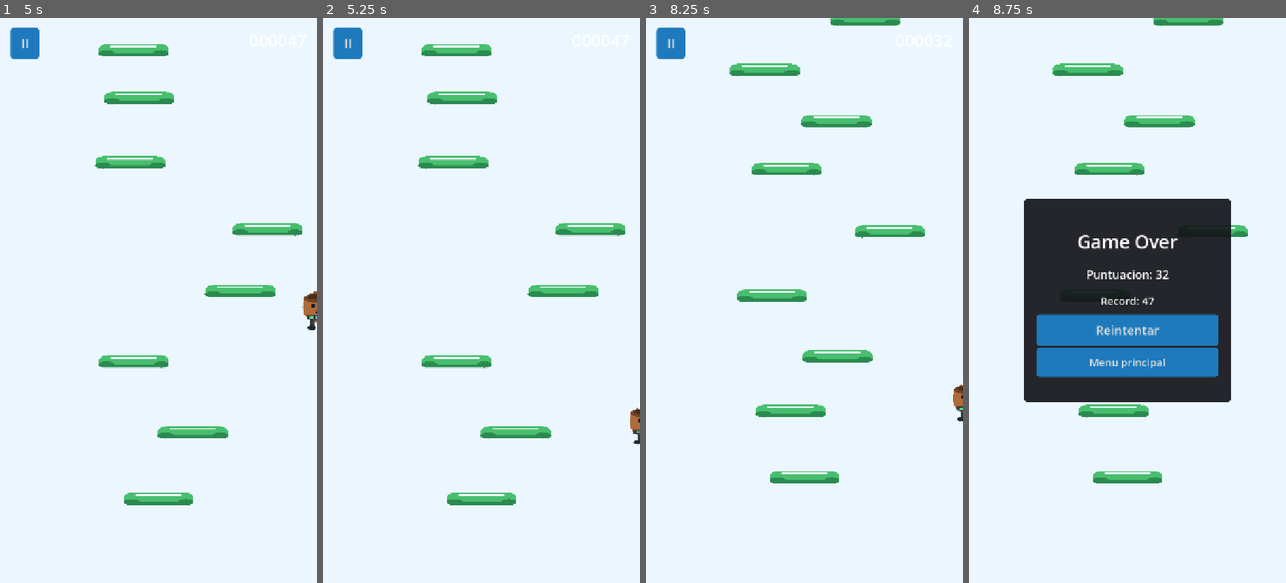
Above: before the commit, frames 1-4 (left to right).
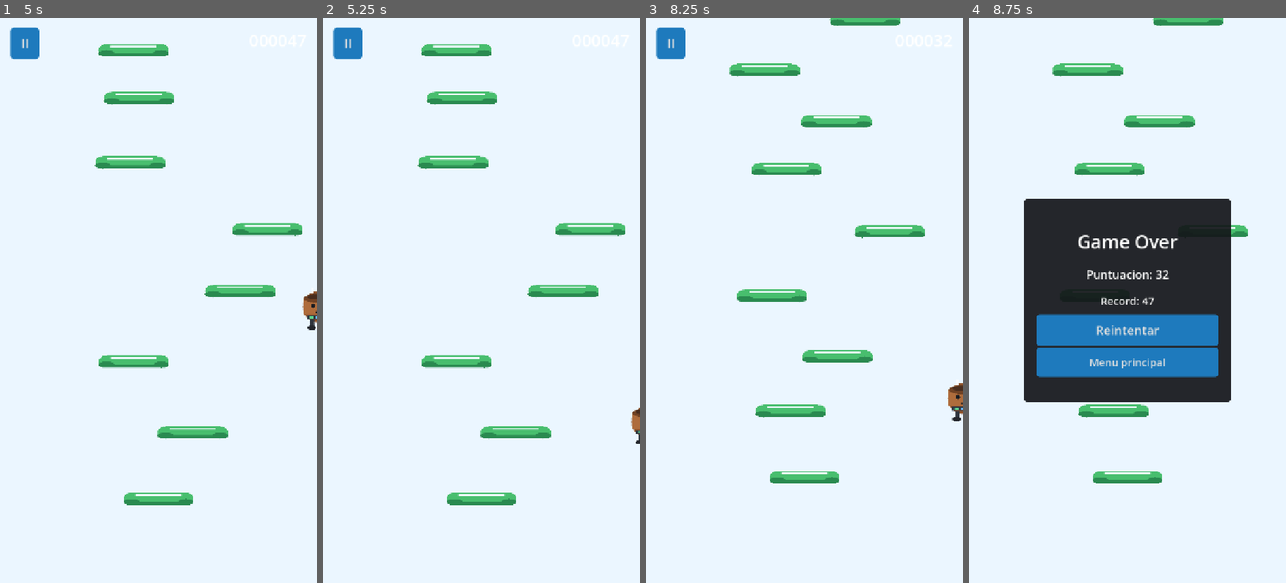
Above: after the commit, the same moments.

Repository: Mukul578/DoodleDeveloper
Game: Godot game, scene res://Scenes/Main.tscn
Same seed, same stepped clock (60 frames per second), same inputs: the game is played once before the commit and once after it. Sound files missing from this copy of the repository are replaced by a short silence.
Inputs (mouse positions are in pixels of both pictures, inside the frame that each line leads up to):
- Up to frame 1 (5 s): click "Configuracion" at 0.5 s; click "Volver" at 1.25 s; click "Jugar" at 2 s; click "II" at 2.75 s; click "Continuar" at 3.5 s; move the mouse to (228, 272) at 4.27 s; hold Right (move_right) from 4.28 s (still down); click (228, 272) at 4.42 s
- Up to frame 2 (5.25 s): release Right (move_right) at 5 s; drag from (418, 328) to (465, 413) at 5.02 s
- Up to frame 3 (8.25 s): click "Menu principal" at 5.75 s; click "Jugar" at 6.5 s; tap Enter at 7.25 s; move the mouse to (836, 176) at 7.27 s; hold Right (move_right) 7.28-8 s; drag from (788, 413) to (709, 215) at 8.02 s
- Up to frame 4 (8.75 s): no input

Frame 1 is identical in both runs. In frame 2, less than 0.1% of the frame differs, in the area x 96-100%, y 69-76%; in frame 3, 0.2%, in the area x 95-100%, y 64-72%; in frame 4, nothing differs.

Commit message:
Documentar proceso y ajustar control tactil

Diff:
--- /dev/null
+++ b/Docs/capture_screenshots.gd
@@ -0,0 +1,71 @@
+extends SceneTree
+
+const OUTPUT_DIR := "res://Docs/capturas"
+
+var main: Node
+
+
+func _init() -> void:
+	call_deferred("_run")
+
+
+func _run() -> void:
+	DirAccess.make_dir_recursive_absolute(ProjectSettings.globalize_path(OUTPUT_DIR))
+	var packed_scene: PackedScene = load("res://Scenes/Main.tscn")
+	main = packed_scene.instantiate()
+	root.add_child(main)
+	await _frames(8)
+
+	await _capture("01_menu.jpg")
+
+	main.start_game()
+	await _frames(30)
+	await _capture("02_gameplay.jpg")
+
+	await _simulate_touch_slider()
+	await _capture("03_control_slider_invisible.jpg")
+
+	main.pause_game()
+	await _frames(8)
+	await _capture("04_pausa.jpg")
+
+	main._open_settings_from_pause()
+	await _frames(8)
+	await _capture("05_configuracion_audio.jpg")
+
+	main._close_settings()
+	main.resume_game()
+	main._game_over()
+	await _frames(8)
+	await _capture("06_game_over_record.jpg")
+
+	quit(0)
+
+
+func _capture(file_name: String) -> void:
+	await _frames(2)
+	var image := root.get_texture().get_image()
+	image.save_jpg("%s/%s" % [OUTPUT_DIR, file_name], 0.86)
+
+
+func _simulate_touch_slider() -> void:
+	var touch := InputEventScreenTouch.new()
+	touch.index = 0
+	touch.pressed = true
+	touch.position = Vector2(340.0, 1120.0)
+	main._input(touch)
+
+	var drag := InputEventScreenDrag.new()
+	drag.index = 0
+	drag.position = Vector2(220.0, 1120.0)
+	main._input(drag)
+	await _frames(12)
+
+	touch.pressed = false
+	touch.position = drag.position
+	main._input(touch)
+
+
+func _frames(count: int) -> void:
+	for _index in count:
+		await process_frame
--- a/Scenes/Main.tscn
+++ b/Scenes/Main.tscn
@@ -54,33 +54,33 @@
 process_mode = 1
 position = Vector2(360, 950)
 
-[node name="Audio" type="Node" parent="."]
-
-[node name="JumpSFX" type="AudioStreamPlayer" parent="Audio"]
+[node name="Audio" type="Node" parent="." unique_id=967543077]
+
+[node name="JumpSFX" type="AudioStreamPlayer" parent="Audio" unique_id=177330453]
 stream = ExtResource("3_jump_sfx")
 volume_db = -7.0
 
-[node name="BreakSFX" type="AudioStreamPlayer" parent="Audio"]
+[node name="BreakSFX" type="AudioStreamPlayer" parent="Audio" unique_id=1455643258]
 stream = ExtResource("4_break_sfx")
 volume_db = -5.0
 
-[node name="FallSFX" type="AudioStreamPlayer" parent="Audio"]
+[node name="FallSFX" type="AudioStreamPlayer" parent="Audio" unique_id=269547511]
 stream = ExtResource("5_fall_sfx")
 volume_db = -6.0
 
-[node name="NormalPlatformSFX" type="AudioStreamPlayer" parent="Audio"]
+[node name="NormalPlatformSFX" type="AudioStreamPlayer" parent="Audio" unique_id=1493345113]
 stream = ExtResource("7_platform_normal")
 volume_db = -6.0
 
-[node name="MovingPlatformSFX" type="AudioStreamPlayer" parent="Audio"]
+[node name="MovingPlatformSFX" type="AudioStreamPlayer" parent="Audio" unique_id=239540977]
 stream = ExtResource("8_platform_moving")
 volume_db = -6.0
 
-[node name="BreakablePlatformSFX" type="AudioStreamPlayer" parent="Audio"]
+[node name="BreakablePlatformSFX" type="AudioStreamPlayer" parent="Audio" unique_id=994054373]
 stream = ExtResource("9_platform_breakable")
 volume_db = -6.0
 
-[node name="Music" type="AudioStreamPlayer" parent="Audio"]
+[node name="Music" type="AudioStreamPlayer" parent="Audio" unique_id=223222568]
 stream = ExtResource("6_music_loop")
 volume_db = -4.0
 autoplay = true
@@ -144,7 +144,7 @@
 theme_override_styles/hover = SubResource("StyleBoxFlat_button")
 text = "Jugar"
 
-[node name="SettingsButton" type="Button" parent="UI/MenuLayer/Panel/VBoxContainer"]
+[node name="SettingsButton" type="Button" parent="UI/MenuLayer/Panel/VBoxContainer" unique_id=872513747]
 custom_minimum_size = Vector2(0, 62)
 layout_mode = 2
 theme_override_font_sizes/font_size = 24
@@ -156,7 +156,7 @@
 [node name="HUDLayer" type="CanvasLayer" parent="UI" unique_id=788094668]
 layer = 10
 
-[node name="TouchControls" type="Control" parent="UI/HUDLayer"]
+[node name="TouchControls" type="Control" parent="UI/HUDLayer" unique_id=711575070]
 process_mode = 3
 layout_mode = 3
 anchors_preset = 15
@@ -182,7 +182,7 @@
 text = "000000"
 horizontal_alignment = 2
 
-[node name="PauseButton" type="Button" parent="UI/HUDLayer"]
+[node name="PauseButton" type="Button" parent="UI/HUDLayer" unique_id=881696057]
 offset_left = 24.0
 offset_top = 22.0
 offset_right = 88.0
@@ -239,7 +239,7 @@
 horizontal_alignment = 1
 vertical_alignment = 1
 
-[node name="BestScoreLabel" type="Label" parent="UI/GameOverLayer/Panel/VBoxContainer"]
+[node name="BestScoreLabel" type="Label" parent="UI/GameOverLayer/Panel/VBoxContainer" unique_id=541923681]
 custom_minimum_size = Vector2(0, 54)
 layout_mode = 2
 theme_override_font_sizes/font_size = 24
@@ -256,7 +256,7 @@
 theme_override_styles/hover = SubResource("StyleBoxFlat_button")
 text = "Reintentar"
 
-[node name="MenuButton" type="Button" parent="UI/GameOverLayer/Panel/VBoxContainer"]
+[node name="MenuButton" type="Button" parent="UI/GameOverLayer/Panel/VBoxContainer" unique_id=1019175559]
 custom_minimum_size = Vector2(0, 64)
 layout_mode = 2
 theme_override_font_sizes/font_size = 24
@@ -265,12 +265,12 @@
 theme_override_styles/hover = SubResource("StyleBoxFlat_button")
 text = "Menu principal"
 
-[node name="PauseLayer" type="CanvasLayer" parent="UI"]
+[node name="PauseLayer" type="CanvasLayer" parent="UI" unique_id=1525934077]
 process_mode = 3
 layer = 30
 visible = false
 
-[node name="Panel" type="Panel" parent="UI/PauseLayer"]
+[node name="Panel" type="Panel" parent="UI/PauseLayer" unique_id=1931829972]
 anchors_preset = 8
 anchor_left = 0.5
 anchor_top = 0.5
@@ -284,7 +284,7 @@
 grow_vertical = 2
 theme_override_styles/panel = SubResource("StyleBoxFlat_panel")
 
-[node name="VBoxContainer" type="VBoxContainer" parent="UI/PauseLayer/Panel"]
+[node name="VBoxContainer" type="VBoxContainer" parent="UI/PauseLayer/Panel" unique_id=1495805524]
 layout_mode = 0
 anchor_right = 1.0
 anchor_bottom = 1.0
@@ -296,7 +296,7 @@
 grow_vertical = 2
 alignment = 1
 
-[node name="TitleLabel" type="Label" parent="UI/PauseLayer/Panel/VBoxContainer"]
+[node name="TitleLabel" type="Label" parent="UI/PauseLayer/Panel/VBoxContainer" unique_id=2144197848]
 custom_minimum_size = Vector2(0, 76)
 layout_mode = 2
 theme_override_font_sizes/font_size = 40
@@ -304,7 +304,7 @@
 horizontal_alignment = 1
 vertical_alignment = 1
 
-[node name="ResumeButton" type="Button" parent="UI/PauseLayer/Panel/VBoxContainer"]
+[node name="ResumeButton" type="Button" parent="UI/PauseLayer/Panel/VBoxContainer" unique_id=1393545079]
 custom_minimum_size = Vector2(0, 66)
 layout_mode = 2
 theme_override_font_sizes/font_size = 26
@@ -313,7 +313,7 @@
 theme_override_styles/hover = SubResource("StyleBoxFlat_button")
 text = "Continuar"
 
-[node name="PauseSettingsButton" type="Button" parent="UI/PauseLayer/Panel/VBoxContainer"]
+[node name="PauseSettingsButton" type="Button" parent="UI/PauseLayer/Panel/VBoxContainer" unique_id=215296008]
 custom_minimum_size = Vector2(0, 66)
 layout_mode = 2
 theme_override_font_sizes/font_size = 24
@@ -322,7 +322,7 @@
 theme_override_styles/hover = SubResource("StyleBoxFlat_button")
 text = "Configuracion"
 
-[node name="PauseMenuButton" type="Button" parent="UI/PauseLayer/Panel/VBoxContainer"]
+[node name="PauseMenuButton" type="Button" parent="UI/PauseLayer/Panel/VBoxContainer" unique_id=1549386543]
 custom_minimum_size = Vector2(0, 66)
 layout_mode = 2
 theme_override_font_sizes/font_size = 24
@@ -331,12 +331,12 @@
 theme_override_styles/hover = SubResource("StyleBoxFlat_button")
 text = "Menu principal"
 
-[node name="SettingsLayer" type="CanvasLayer" parent="UI"]
+[node name="SettingsLayer" type="CanvasLayer" parent="UI" unique_id=1629650118]
 process_mode = 3
 layer = 40
 visible = false
 
-[node name="Panel" type="Panel" parent="UI/SettingsLayer"]
+[node name="Panel" type="Panel" parent="UI/SettingsLayer" unique_id=1737347322]
 anchors_preset = 8
 anchor_left = 0.5
 anchor_top = 0.5
@@ -350,7 +350,7 @@
 grow_vertical = 2
 theme_override_styles/panel = SubResource("StyleBoxFlat_panel")
 
-[node name="VBoxContainer" type="VBoxContainer" parent="UI/SettingsLayer/Panel"]
+[node name="VBoxContainer" type="VBoxContainer" parent="UI/SettingsLayer/Panel" unique_id=1910465519]
 layout_mode = 0
 anchor_right = 1.0
 anchor_bottom = 1.0
@@ -362,7 +362,7 @@
 grow_vertical = 2
 alignment = 1
 
-[node name="TitleLabel" type="Label" parent="UI/SettingsLayer/Panel/VBoxContainer"]
+[node name="TitleLabel" type="Label" parent="UI/SettingsLayer/Panel/VBoxContainer" unique_id=570624995]
 custom_minimum_size = Vector2(0, 72)
 layout_mode = 2
 theme_override_font_sizes/font_size = 38
@@ -370,33 +370,33 @@
 horizontal_alignment = 1
 vertical_alignment = 1
 
-[node name="MusicLabel" type="Label" parent="UI/SettingsLayer/Panel/VBoxContainer"]
+[node name="MusicLabel" type="Label" parent="UI/SettingsLayer/Panel/VBoxContainer" unique_id=629282201]
 custom_minimum_size = Vector2(0, 38)
 layout_mode = 2
 theme_override_font_sizes/font_size = 22
 text = "Musica"
 
-[node name="MusicSlider" type="HSlider" parent="UI/SettingsLayer/Panel/VBoxContainer"]
+[node name="MusicSlider" type="HSlider" parent="UI/SettingsLayer/Panel/VBoxContainer" unique_id=317935549]
 custom_minimum_size = Vector2(0, 46)
 layout_mode = 2
 max_value = 1.0
 step = 0.01
 value = 1.0
 
-[node name="EffectsLabel" type="Label" parent="UI/SettingsLayer/Panel/VBoxContainer"]
+[node name="EffectsLabel" type="Label" parent="UI/SettingsLayer/Panel/VBoxContainer" unique_id=1000101205]
 custom_minimum_size = Vector2(0, 38)
 layout_mode = 2
 theme_override_font_sizes/font_size = 22
 text = "Efectos"
 
-[node name="EffectsSlider" type="HSlider" parent="UI/SettingsLayer/Panel/VBoxContainer"]
+[node name="EffectsSlider" type="HSlider" parent="UI/SettingsLayer/Panel/VBoxContainer" unique_id=693007976]
 custom_minimum_size = Vector2(0, 46)
 layout_mode = 2
 max_value = 1.0
 step = 0.01
 value = 0.85
 
-[node name="SettingsBackButton" type="Button" parent="UI/SettingsLayer/Panel/VBoxContainer"]
+[node name="SettingsBackButton" type="Button" parent="UI/SettingsLayer/Panel/VBoxContainer" unique_id=2652590]
 custom_minimum_size = Vector2(0, 66)
 layout_mode = 2
 theme_override_font_sizes/font_size = 24
--- a/Scripts/game.gd
+++ b/Scripts/game.gd
@@ -2,9 +2,8 @@
 
 const BASE_VIEWPORT_WIDTH := 720.0
 const BASE_VIEWPORT_HEIGHT := 1280.0
-const TOUCH_DEADZONE := 4.0
-const TOUCH_SPEED_REFERENCE := 28.0
-const TOUCH_STILL_TIMEOUT_MS := 80
+const TOUCH_SLIDER_DEADZONE := 18.0
+const TOUCH_SLIDER_RANGE := 160.0
 const PLATFORM_SCENE := preload("res://Scenes/Platform.tscn")
 const PLATFORM_NORMAL := 0
 const PLATFORM_MOVING := 1
@@ -48,7 +47,8 @@
 var _effects_volume := 0.85
 var _viewport_size := Vector2(BASE_VIEWPORT_WIDTH, BASE_VIEWPORT_HEIGHT)
 var _active_touch_index := -1
-var _last_touch_drag_time_ms := 0
+var _touch_slider_origin_x := 0.0
+var _touch_slider_position_x := 0.0
 
 
 func _ready() -> void:
@@ -70,25 +70,22 @@
 	_show_menu()
 
 
-func _unhandled_input(event: InputEvent) -> void:
+func _input(event: InputEvent) -> void:
 	if not running or paused:
 		return
 
 	if event is InputEventScreenTouch:
 		if event.pressed and _active_touch_index == -1:
 			_active_touch_index = event.index
-			_last_touch_drag_time_ms = Time.get_ticks_msec()
+			_touch_slider_origin_x = event.position.x
+			_touch_slider_position_x = event.position.x
 			player.touch_direction = 0.0
 		elif not event.pressed and event.index == _active_touch_index:
 			_active_touch_index = -1
 			player.touch_direction = 0.0
 	elif event is InputEventScreenDrag and event.index == _active_touch_index:
-		var delta_x: float = event.relative.x
-		_last_touch_drag_time_ms = Time.get_ticks_msec()
-		if absf(delta_x) <= TOUCH_DEADZONE:
-			player.touch_direction = 0.0
-		else:
-			player.touch_direction = clampf(delta_x / TOUCH_SPEED_REFERENCE, -1.0, 1.0)
+		_touch_slider_position_x = event.position.x
+		_update_touch_slider_direction()
 
 
 func _process(_delta: float) -> void:
@@ -96,7 +93,6 @@
 	if not running or paused:
 		return
 
-	_stop_touch_movement_when_still()
 	_update_camera()
 	_update_score()
 	_spawn_platforms_until_ready()
@@ -139,7 +135,6 @@
 	pause_layer.visible = true
 	touch_controls.visible = false
 	_active_touch_index = -1
-	_last_touch_drag_time_ms = 0
 	player.touch_direction = 0.0
 	Input.action_release("move_left")
 	Input.action_release("move_right")
@@ -329,8 +324,9 @@
 	camera.position.x = _viewport_size.x * 0.5
 
 
-func _stop_touch_movement_when_still() -> void:
-	if _active_touch_index == -1 or is_zero_approx(player.touch_direction):
-		return
-	if Time.get_ticks_msec() - _last_touch_drag_time_ms > TOUCH_STILL_TIMEOUT_MS:
+func _update_touch_slider_direction() -> void:
+	var displacement := _touch_slider_position_x - _touch_slider_origin_x
+	if absf(displacement) <= TOUCH_SLIDER_DEADZONE:
 		player.touch_direction = 0.0
+	else:
+		player.touch_direction = clampf(displacement / TOUCH_SLIDER_RANGE, -1.0, 1.0)
Binary file added: Docs/capturas/01_menu.jpg
Binary file added: Docs/capturas/02_gameplay.jpg
Binary file added: Docs/capturas/03_control_slider_invisible.jpg
Binary file added: Docs/capturas/04_pausa.jpg
Binary file added: Docs/capturas/05_configuracion_audio.jpg
Binary file added: Docs/capturas/06_game_over_record.jpg
Not shown: 1 places in Scenes/Main.tscn that only renumber resources
Not shown, changed: export_presets.cfg
Not shown, changed: .gitignore
Not shown, added: Docs/generar_pdf_proceso.py
Not shown, added: Docs/proceso_creacion_videojuego.md
Not shown, added: Docs/proceso_creacion_videojuego.pdf
